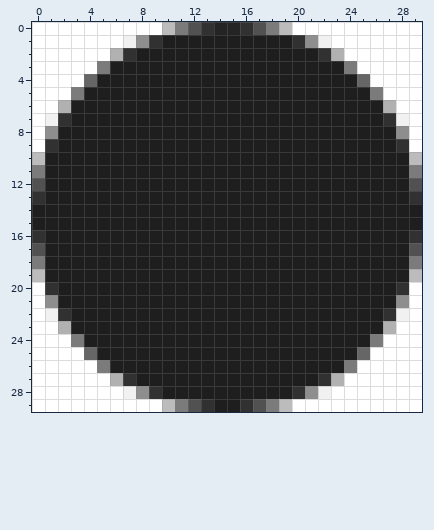
Edited in one commit: pixel-art sprite (test dot.png). The picture above was drawn from the file before the commit.
The file is 30x30 pixels. Colours within 5 levels of each other are drawn and written as one.
Now the later version:
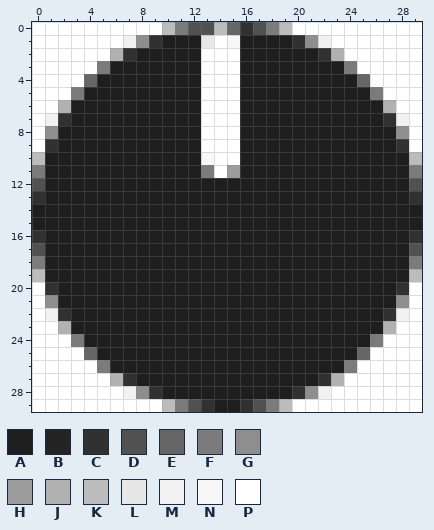
Palette (. is transparent): A #1e1e1e  B #242424  C #313131  D #515151  E #666666  F #7b7b7b  G #8e8e8e  H #9c9c9c  J #b1b1b1  K #bcbcbc  L #e7e7e7  M #f1f1f1  N #f7f7f7  P #ffffff
Diff:
y 0: x 13..15 CBB -> DKE
y 1: x 13..15 AAA -> LPN
y 2..9: x 13..15 AAA -> PPP
y 10: x 13..15 AAA -> NPP
y 11: x 13..15 AAA -> FPH
